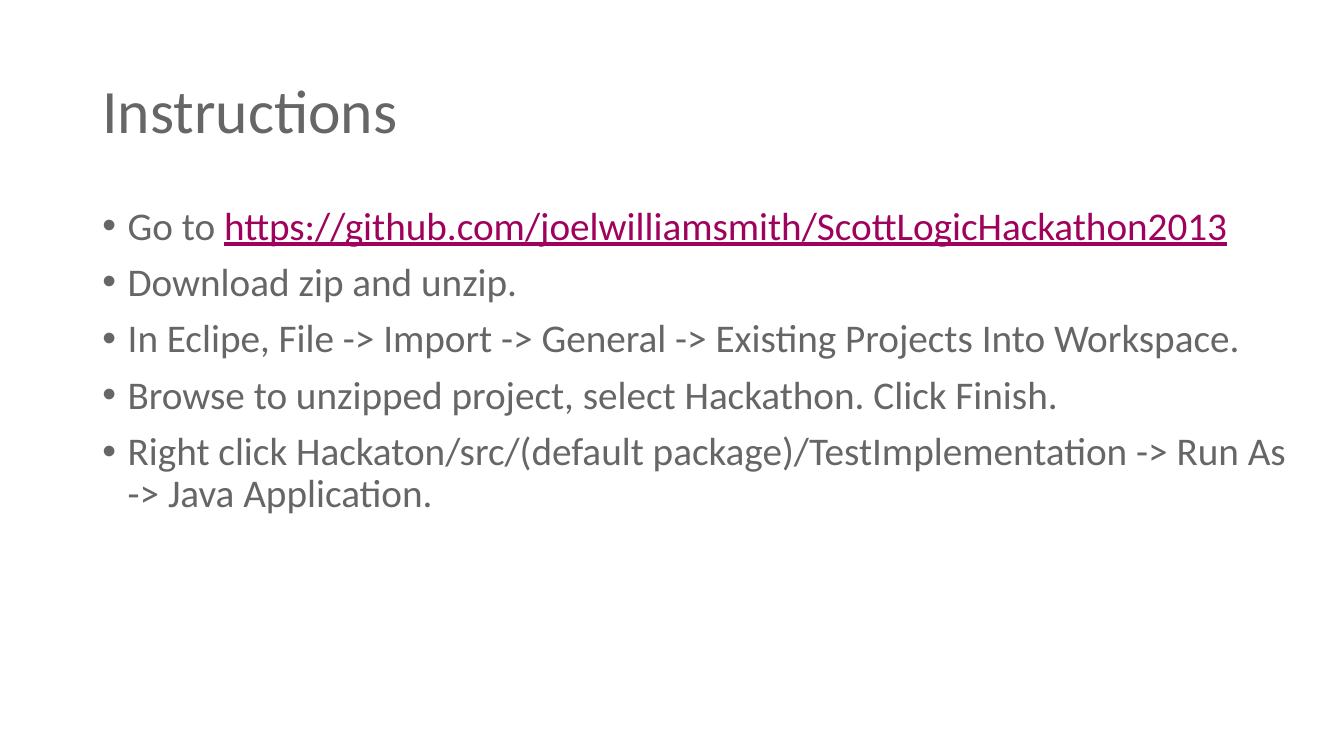
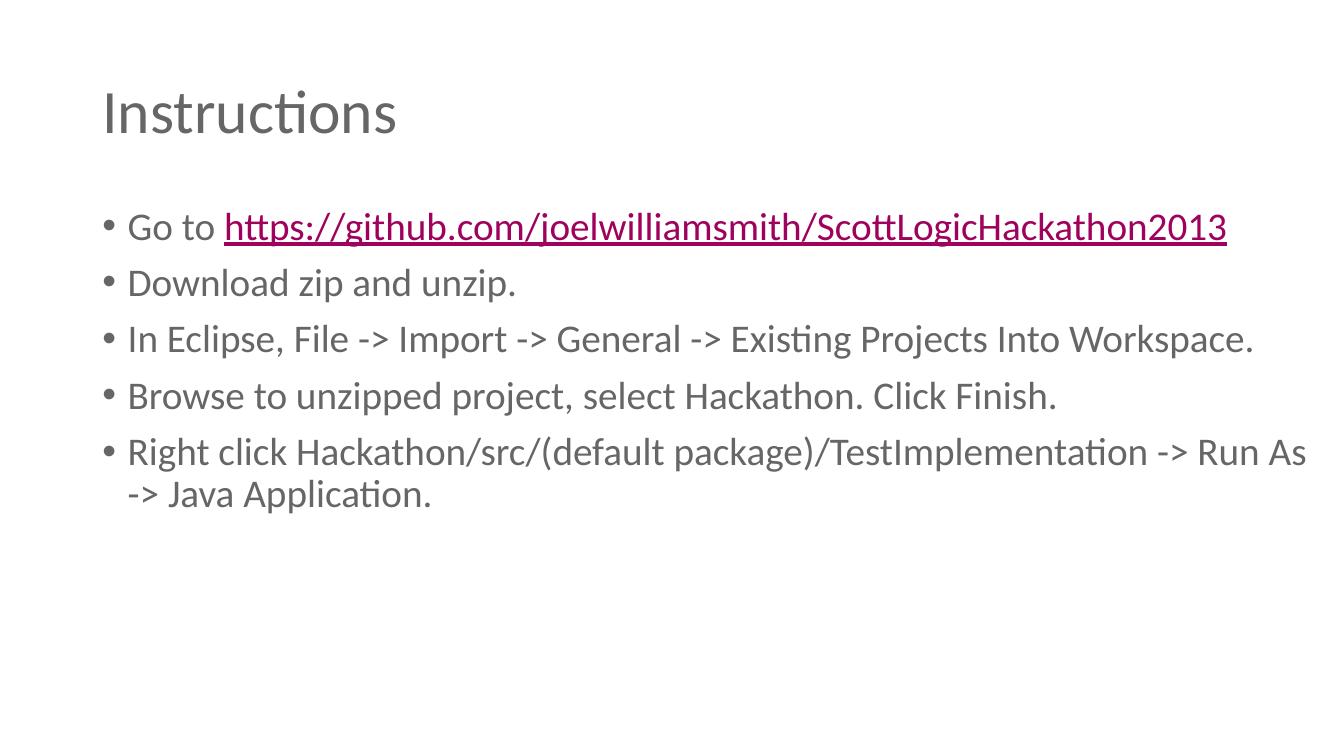
Before and after one commit to joelwilliamsmith/ScottLogicHackathon2013, a slide deck: slide 3 of spec/Hackathon.pptx. Drawn at 1344x756 pixels with LibreOffice and Linux fonts; fonts in the diff are those of the drawing; background and template pictures are left out. Boxes give left, top, right and bottom in pixels: in the first picture for what was removed or moved away, otherwise in the second. Text is boxed around its words. In the diff, an @@ line names an element or a change of style, - is before the commit and + after.

Commit message:
fixed typos

```diff
--- a/spec/Hackathon.pptx
+++ b/spec/Hackathon.pptx
@@ text at (128,325,1254,359): text changed @@
-• In Eclipe, File -> Import -> General -> Existing Projects Into Workspace.
+• In Eclipse, File -> Import -> General -> Existing Projects Into Workspace.
@@ text at (128,436,1307,514): text changed @@
-• Right click Hackaton/src/(default package)/TestImplementation -> Run As -> Java Application.
+• Right click Hackathon/src/(default package)/TestImplementation -> Run As -> Java Application.
```
